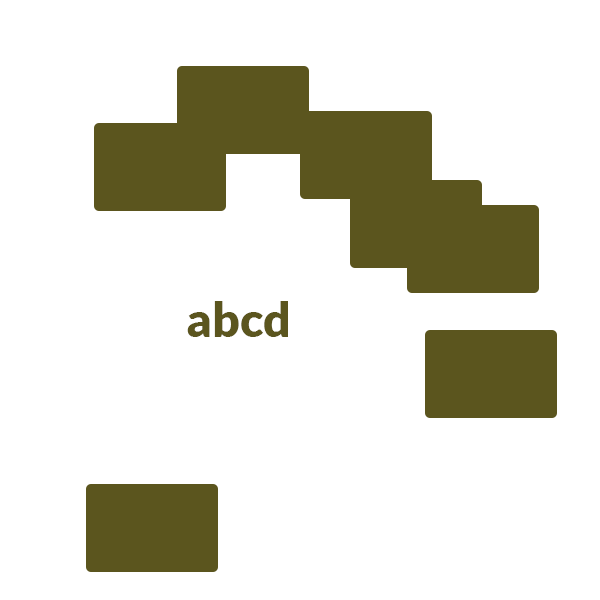
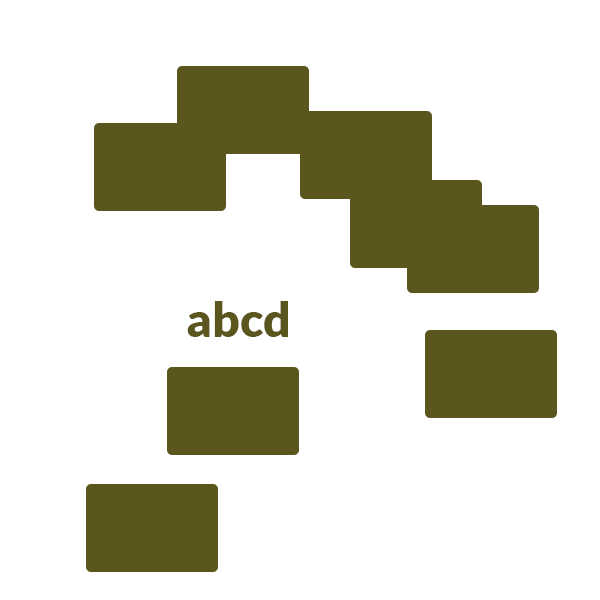
Revision of a layered 600×600 image; what changed, layer by layer:
added layer "Rounded Rectangle 8" above "Rounded Rectangle 7" over [167, 367, 299, 455]
